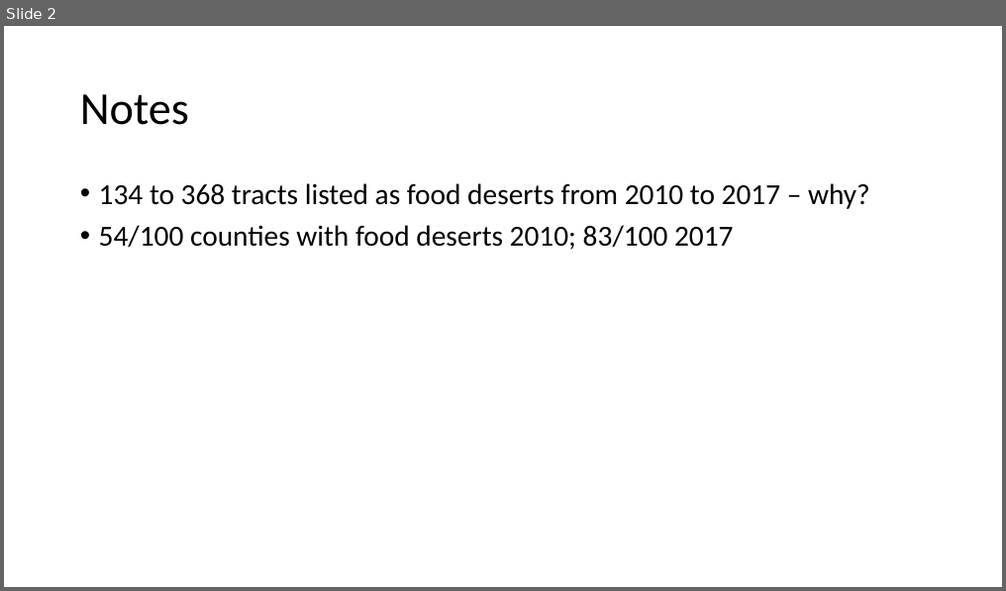
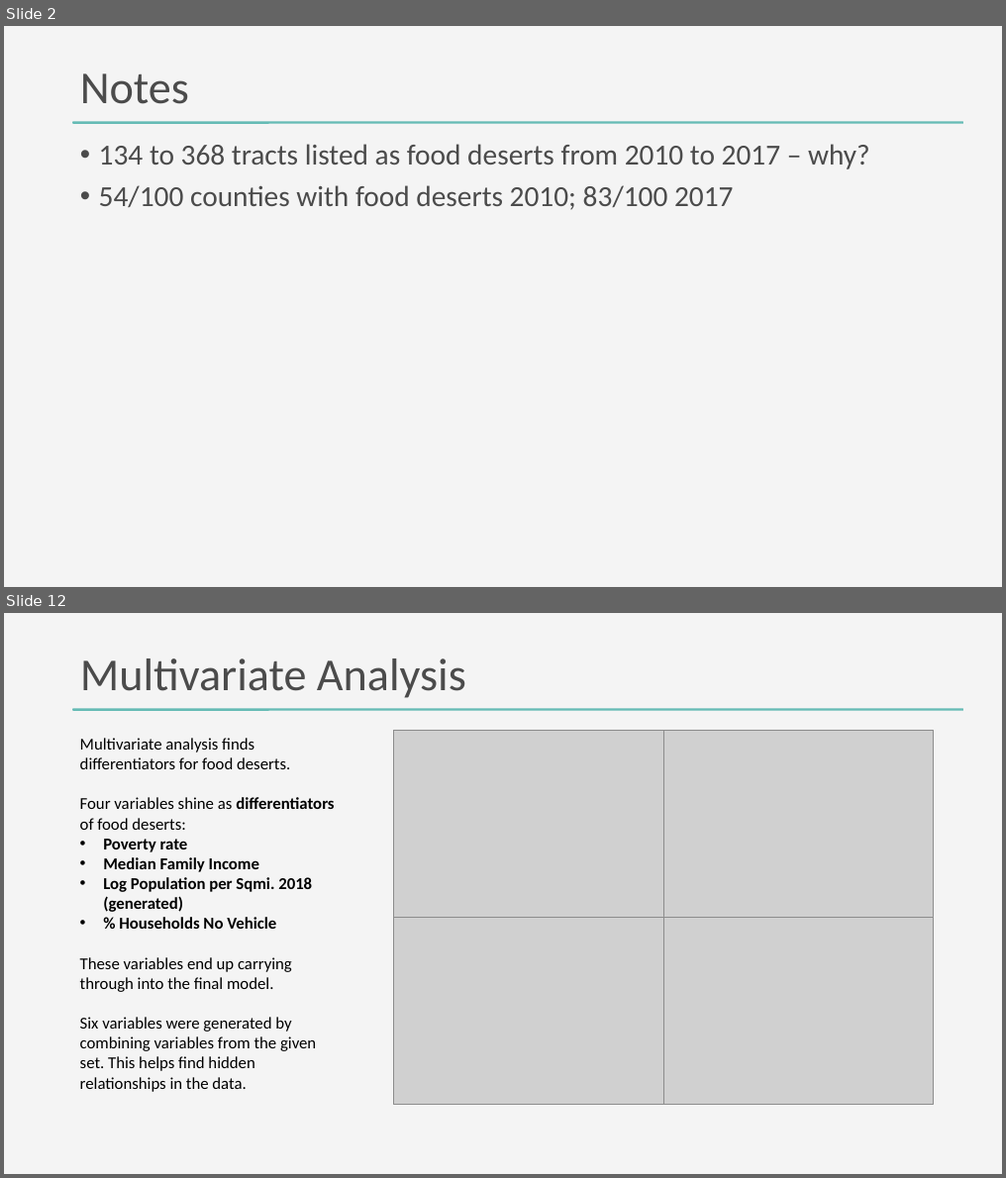
Before and after one commit to DanteHaywood/cfc_ds_screen, a slide deck: doc/2020_11_25_cfc_ds_technical_screen_haywood.pptx. Shown one above the other, each under a label of ours: slide 2 before the commit, slides 2 and 12 after it; the slides between them are not shown. The pictures are 1006x591 and 1006x1178 pixels, drawn with LibreOffice and Linux fonts; fonts in the diff are those of the drawing; grey boxes stand for pictures. Boxes give left, top, right and bottom in pixels: in the first picture for what was removed or moved away, otherwise in the second. Text is boxed around its words. In the diff, an @@ line names an element or a change of style, - is before the commit and + after.

Commit message:
Added multivariate plots to ppt

```diff
--- a/doc/2020_11_25_cfc_ds_technical_screen_haywood.pptx
+++ b/doc/2020_11_25_cfc_ds_technical_screen_haywood.pptx
@@ slide 12 added at [4, 613, 1002, 1174], background #F4F4F4; not listed: 1 template element that a slide beside it also shows @@
@@ title added at [80, 659, 466, 698], 44 pt, text #4B4B4B @@
+Multivariate Analysis
@@ text added at [80, 738, 334, 1092], 16 pt, text #000000 @@
+Multivariate analysis finds differentiators for food deserts.
+Four variables shine as differentiators of food deserts:
+• Poverty rate
+• Median Family Income
+• Log Population per Sqmi. 2018 (generated)
+• % Households No Vehicle
+These variables end up carrying through into the final model.
+Six variables were generated by combining variables from the given set. This helps find hidden relationships in the data.
@@ group added at [394, 730, 933, 1104]: 4 pictures @@
@@ slide 2 changed as well @@
@@ background #FFFFFF to #F4F4F4 @@
@@ title "Notes" at [80, 74, 189, 104]: text colour #000000 to #4B4B4B @@
@@ text "134 to 368 tracts listed ...": place and size @@
-text "134 to 368 tracts listed ..." at [99, 183, 870, 250]
+text "134 to 368 tracts listed ..." at [99, 144, 870, 210]
@@ text "134 to 368 tracts listed ..." at [99, 144, 870, 210]: text colour #000000 to #4B4B4B @@
@@ rounded rectangle added at [73, 122, 963, 124], fill #65BBB5 @@
```
Also in this commit, not shown: 1 other slide changed, 20 other slides added, 7 other files.
